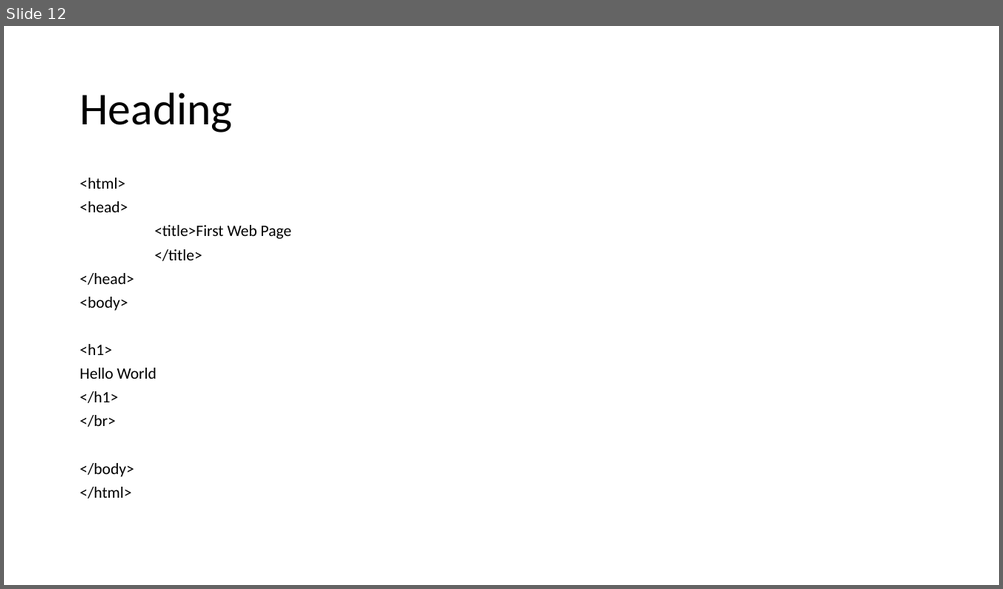
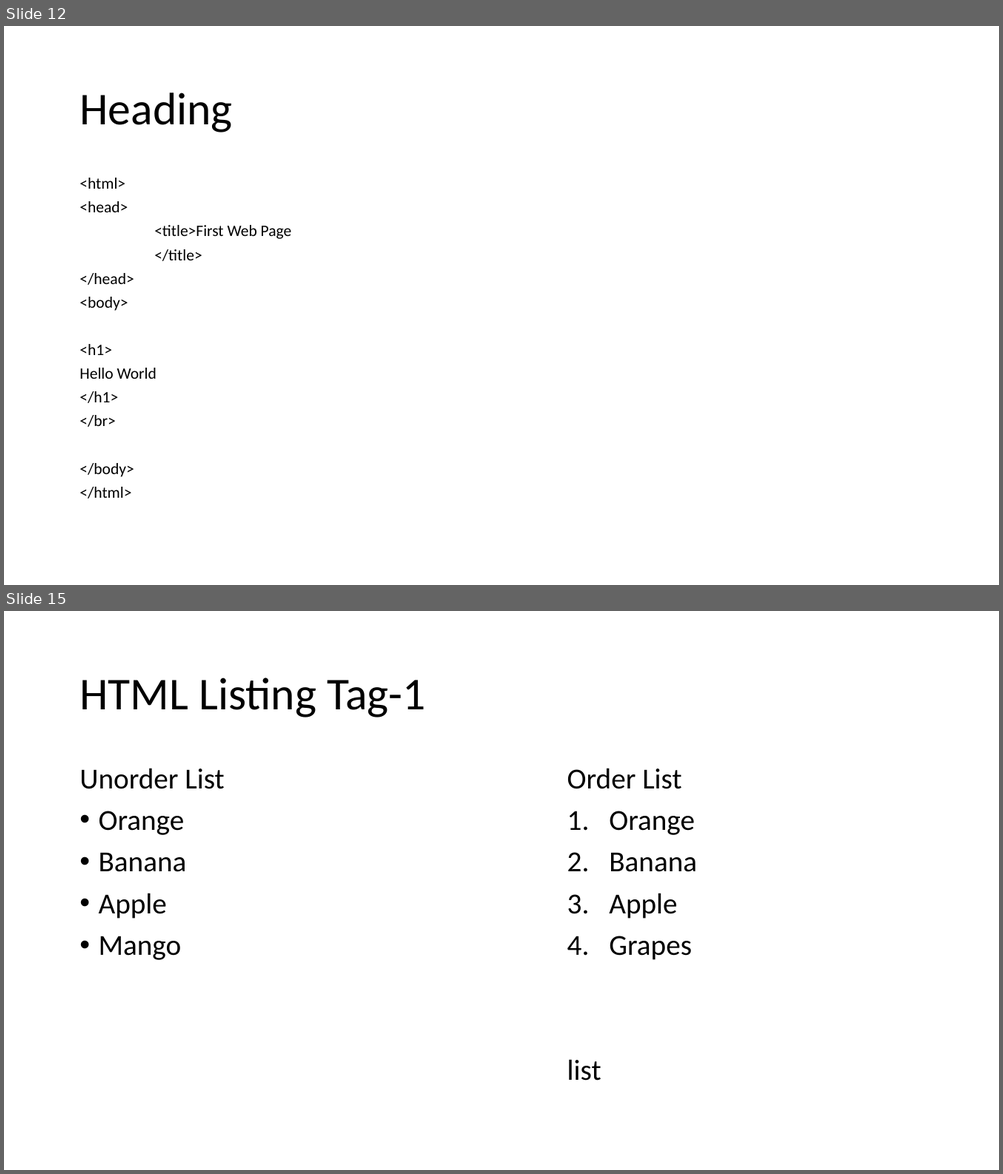
Before and after one commit to PiyushChaturvedii/Batch05, a slide deck: HTML.pptx. Shown one above the other, each under a label of ours: slide 12 before the commit, slides 12 and 15 after it; the slides between them are not shown. The pictures are 1003x589 and 1003x1174 pixels, drawn with LibreOffice and Linux fonts; fonts in the diff are those of the drawing. Boxes give left, top, right and bottom in pixels: in the first picture for what was removed or moved away, otherwise in the second. Text is boxed around its words. In the diff, an @@ line names an element or a change of style, - is before the commit and + after.

```diff
--- a/HTML.pptx
+++ b/HTML.pptx
@@ slide 15 added at (4,611,999,1170), background #FFFFFF @@
@@ title added at (79,678,426,718), 44 pt, text #000000 @@
+HTML Listing Tag-1
@@ text added at (79,768,224,960), 28 pt, text #000000 @@
+Unorder List
+• Orange
+• Banana
+• Apple
+• Mango
@@ text added at (567,768,697,1081), 28 pt, text #000000 @@
+Order List
+1. Orange
+2. Banana
+3. Apple
+4. Grapes
+list
```
Also in this commit, not shown: 3 other slides added, 3 other files.
